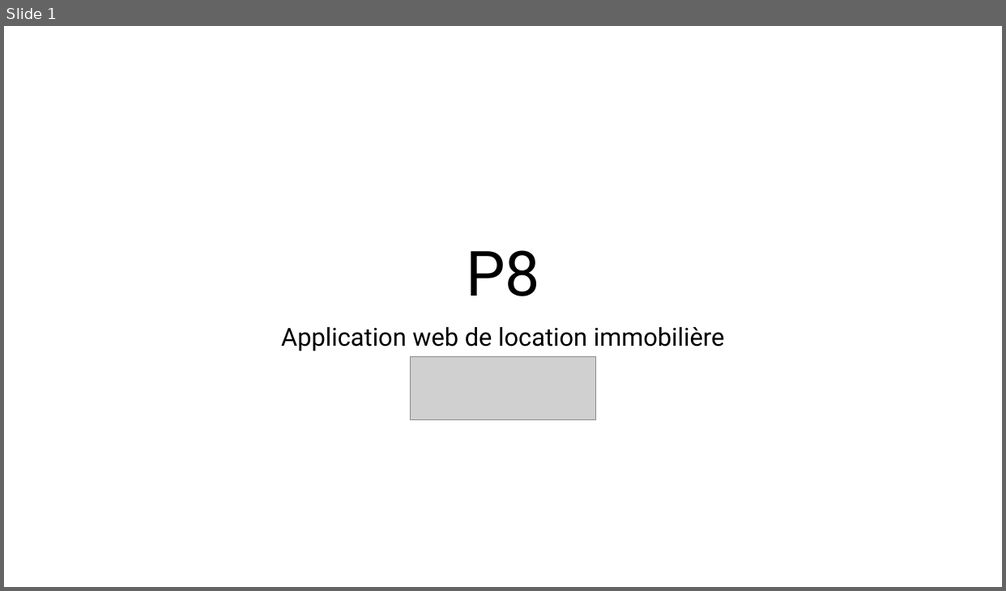
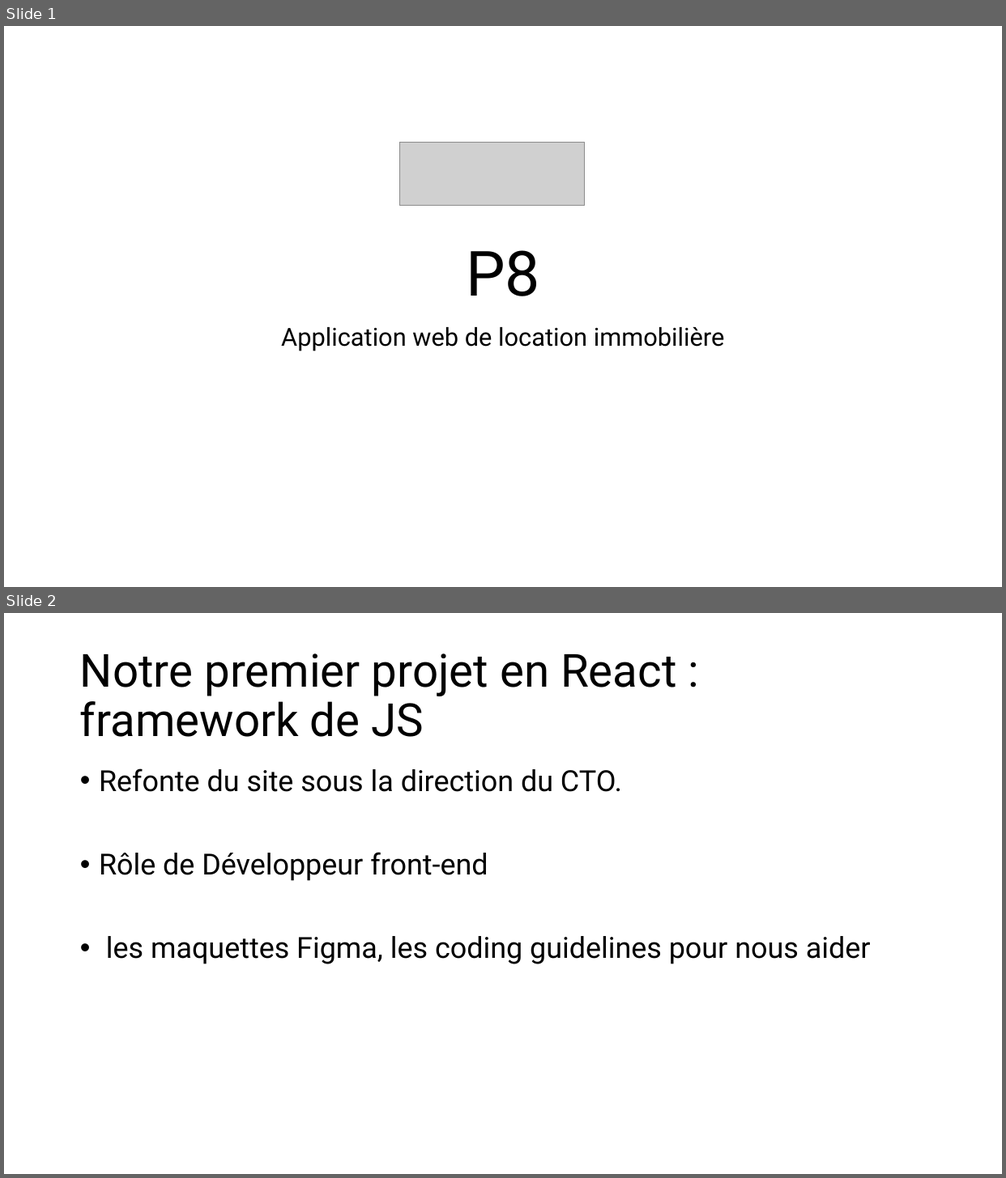
Before and after one commit to DylanMarioGilbert/P8, a slide deck: Présentation soutenance P8.pptx. Shown one above the other, each under a label of ours: slide 1 before the commit, slides 1 and 2 after it. The pictures are 1006x591 and 1006x1178 pixels, drawn with LibreOffice and Linux fonts; fonts in the diff are those of the drawing; grey boxes stand for pictures. Boxes give left, top, right and bottom in pixels: in the first picture for what was removed or moved away, otherwise in the second. Text is boxed around its words. In the diff, an @@ line names an element or a change of style, - is before the commit and + after.

```diff
--- a/Présentation soutenance P8.pptx
+++ b/Présentation soutenance P8.pptx
@@ slide 2 added at <box>4,613,1002,1174</box>, background #FFFFFF @@
@@ title added at <box>80,653,676,737</box>, 44 pt, text #000000 @@
+Notre premier projet en React : framework de JS
@@ text added at <box>99,769,871,965</box>, 28 pt, text #000000 @@
+• Refonte du site sous la direction du CTO.
+• Rôle de Développeur front-end
+• les maquettes Figma, les coding guidelines pour nous aider
@@ slide 1 changed as well @@
@@ picture: place and size @@
-picture at <box>411,357,595,420</box>
+picture at <box>399,142,584,206</box>
```
Also in this commit, not shown: 7 other slides added, 4 other files.
